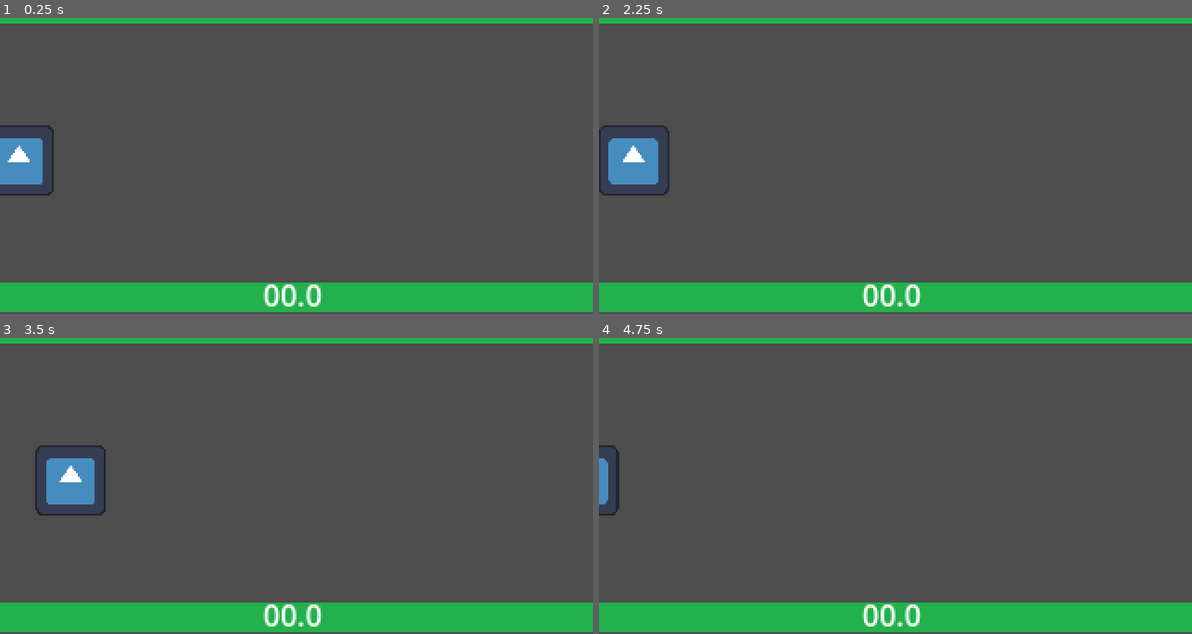
Above: before the commit, frames 1-4 (two rows, left to right).
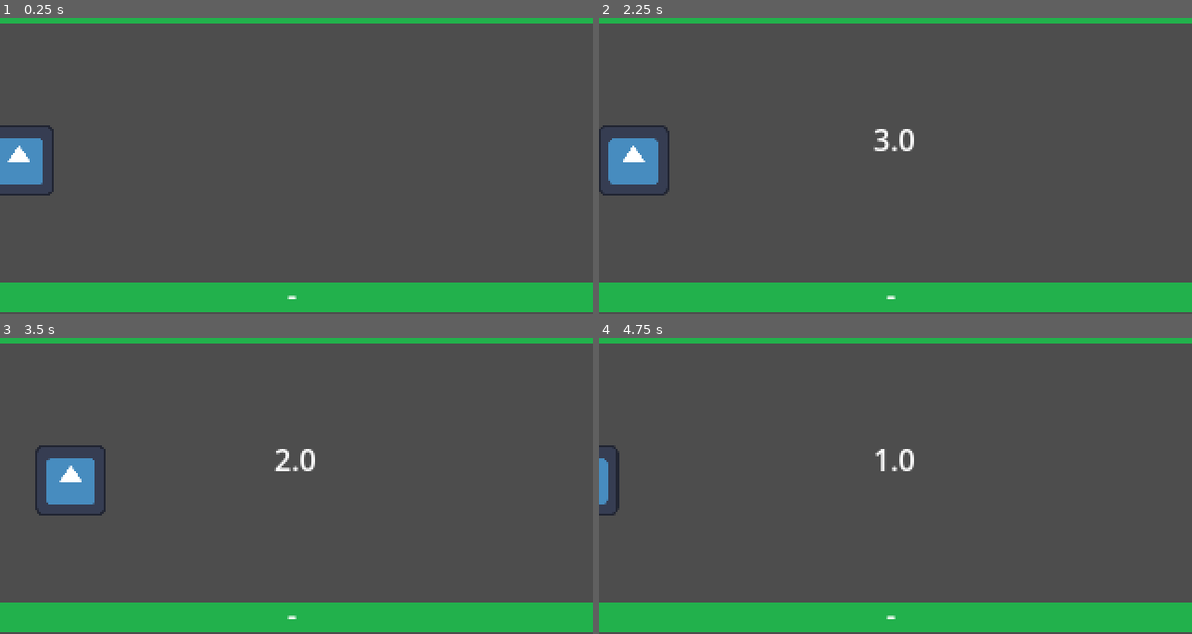
Above: after the commit, the same moments.

Repository: kevinesaa/balloons-wars
Game: Godot game, scene res://levels/level.tscn
Same seed, same stepped clock (60 frames per second), same inputs: the game is played once before the commit and once after it. The engine's default icon, where the game draws it, is replaced by a stand-in: a white triangle on a blue panel in a dark square.
Inputs:
- Up to frame 1 (0.25 s): no input
- Up to frame 2 (2.25 s): tap S (player_one) at 0.6 s; tap K (player_two) at 1.35 s; tap Space (start_game) at 2.1 s
- Up to frame 3 (3.5 s): tap S (player_one) at 2.85 s
- Up to frame 4 (4.75 s): tap K (player_two) at 3.6 s; tap Space (start_game) at 4.35 s

The runs differ from the first frame. In frame 1, 0.4% of the frame differs, in the area x 44-55%, y 90-98%; in frame 2, 0.6%, in the area x 44-55%, y 37-98%; in frame 3, 0.6%; in frame 4, 0.6%.

Commit message:
show go text

Diff:
--- a/levels/level.tscn
+++ b/levels/level.tscn
@@ -43,24 +43,33 @@
 wait_time = 3.0
 one_shot = true
 
+[node name="prepareGamePlayLabel" type="Label" parent="startGameTimer"]
+offset_left = 140.0
+offset_top = 75.0
+offset_right = 180.0
+offset_bottom = 98.0
+text = "GO!"
+horizontal_alignment = 1
+vertical_alignment = 1
+
 [node name="gamePlayTimer" type="Timer" parent="."]
 wait_time = 30.0
 one_shot = true
 script = ExtResource("4_5mrsh")
 
-[node name="Label" type="Label" parent="."]
+[node name="gamePlayTimeLabel" type="Label" parent="gamePlayTimer"]
 anchors_preset = 8
 anchor_left = 0.5
 anchor_top = 0.5
 anchor_right = 0.5
 anchor_bottom = 0.5
-offset_left = 142.0
-offset_top = 159.0
-offset_right = 174.0
-offset_bottom = 182.0
+offset_left = -18.0
+offset_top = 69.0
+offset_right = 14.0
+offset_bottom = 92.0
 grow_horizontal = 2
 grow_vertical = 2
-text = "00.0"
+text = "-"
 horizontal_alignment = 1
 vertical_alignment = 1
 
--- a/scripts/game_play_timer.gd
+++ b/scripts/game_play_timer.gd
@@ -1,7 +1,7 @@
 extends Timer
 
 @onready var gamePlayTimer: Timer = $"../gamePlayTimer"
-@onready var labelGameplayTime: Label = $"../Label"
+@onready var labelGameplayTime: Label = $gamePlayTimeLabel
 
 var isPlaying : bool = false
 
@@ -12,7 +12,7 @@
 func _process(delta: float) -> void:
 
 	if (isPlaying && !gamePlayTimer.is_stopped()):
-		var time =  ceil(gamePlayTimer.time_left)
+		var time =  floor(gamePlayTimer.time_left)
 		labelGameplayTime.text = str(time)
 		# notifyTime.emit(gamePlayTimer.time_left)
 
--- a/scripts/startGameTimerListener.gd
+++ b/scripts/startGameTimerListener.gd
@@ -1,7 +1,12 @@
 extends Node
 
 @onready var startGameTimer:Timer = $"../startGameTimer"
+@onready var prepareGamePlayLabel: Label = $"../startGameTimer/prepareGamePlayLabel"
+
+var goTextMaxScreenTime:float = 0.35
+var goTextTime:float = 0
 var timerIsReady = false
+var showGoText = false
 signal notifyTime(currentTime)
 
 func _ready() -> void:
@@ -10,8 +15,24 @@
 
 func _process(delta: float) -> void:
 
+	showGoText = timerIsReady && startGameTimer.is_stopped()
 	if ( timerIsReady && !startGameTimer.is_stopped()):
-		notifyTime.emit(startGameTimer.time_left)
+		var time =  ceil(startGameTimer.time_left)
+		prepareGamePlayLabel.text = str(time)
+		notifyTime.emit (startGameTimer.time_left)
+		return
+
+
+	if (!showGoText || goTextTime >= goTextMaxScreenTime):
+		prepareGamePlayLabel.text = ""
+	else:
+		prepareGamePlayLabel.text = "GO!"
+		if (goTextTime < goTextMaxScreenTime):
+			goTextTime = goTextTime + delta
+		else:
+			showGoText = false
+
+
 
 
 
